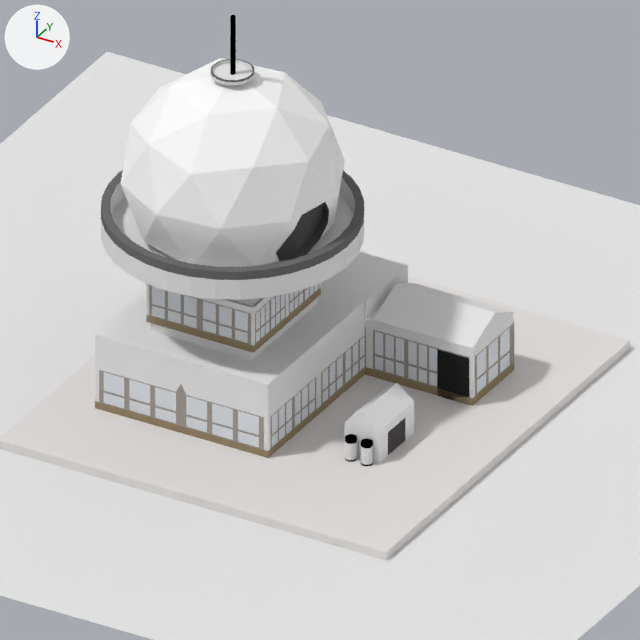
Renders of the Blender file image_source/blender/redesign/radar_schatten.blend from each side of a commit.
The view is the same before and after, from the file's camera 'Camera'. Arrows for +X, +Y and +Z are at upper left; the lights stay in place.
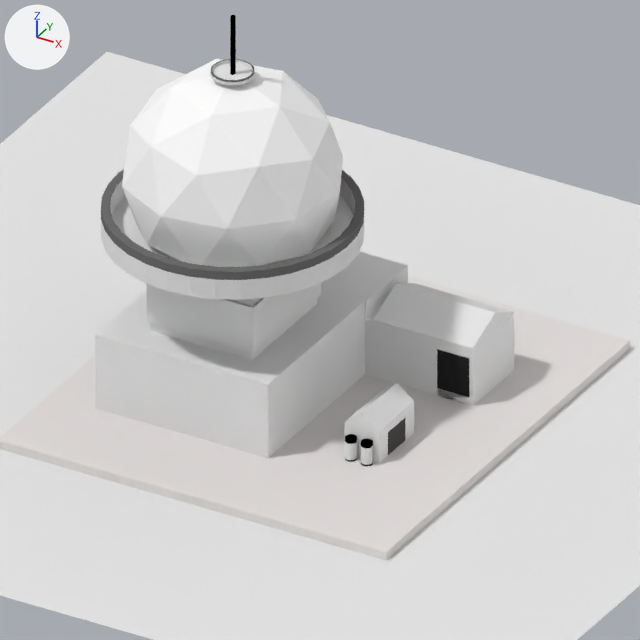
Changed parts and their boxes (x1, y1, x2, y2) in the pictures (640 x 640 px):
'Sphere', turned: before (121, 58, 345, 267); after (122, 59, 343, 267)
part 1 of me_cube_024, recoloured (brown to grey): (365, 363, 515, 406) in both
part 2 of me_cube_024, recoloured: (365, 323, 514, 396) in both
part 3 of me_cube_024, recoloured: (375, 328, 510, 393) in both
part 4 of me_cube_029, recoloured (brown to grey): (95, 368, 365, 458) in both
part 5 of me_cube_029, recoloured: (99, 335, 365, 450) in both
part 6 of me_cube_029, recoloured: (104, 336, 365, 447) in both
part 7 of me_cube_019, recoloured (brown to grey): (146, 288, 321, 353) in both
part 8 of me_cube_019, recoloured: (149, 284, 319, 345) in both
part 9 of me_cube_019, recoloured: (152, 284, 318, 343) in both

The edits, one by one:
me_cube_024 has 2138 vertices, 1657 faces and spans x -60.0..104.0, y -42.0..3.0, z -6.0..10.0.
me_cube_024 is used by ob_cube_004_proxy_001; location (1.25, 3.35, 6.58); scale (-0.0238, 0.0227, 0.0613).
me_cube_024 no longer uses material mat_material (white #e7e7e7).
me_cube_024 no longer uses material mat_material_010 (white #e7e7e7).
me_cube_024 no longer uses material mat_material_017 (white #e7e7e7).
me_cube_024 part 1: all 115 faces that had it switch from mat_material_005 (brown #9a8a6c) to no material.
me_cube_024 part 2: all 1091 faces that had it switch from mat_material_003 (grey #a49d95) to no material.
me_cube_024 part 3: all 36 faces that had it switch from mat_material_016 (white #dfe4e9) to no material.
me_cube_029 has 2634 vertices, 2068 faces and spans x -43.0..43.0, y -41.8..40.9, z -6.4..13.9.
me_cube_029 is used by ob_cube_001_proxy_001; location (-0.03, 1.29, 6.52); rotation (0.0, 0.0, 1.571), in degrees (0, 0, 90); scale (-0.0283, 0.0291, 0.0505).
me_cube_029 no longer uses material mat_material_010 (white #e7e7e7).
me_cube_029 no longer uses material mat_material_001 (white #e7e7e7).
me_cube_029 no longer uses material mat_material_017 (white #e7e7e7).
me_cube_029 part 4: all 142 faces that had it switch from mat_material_005 (brown #9a8a6c) to no material.
me_cube_029 part 5: all 1410 faces that had it switch from mat_material_003 (grey #a49d95) to no material.
me_cube_029 part 6: all 48 faces that had it switch from mat_material_016 (white #dfe4e9) to no material.
me_cube_019 has 2612 vertices, 2043 faces and spans x -43.0..43.0, y -41.8..40.9, z -14.0..18.7.
me_cube_019 is used by ob_cube_proxy_001; location (0.0, 1.28, 7.66); rotation (0.0, 0.0, 1.571), in degrees (0, 0, 90); scale (-0.0188, 0.018, 0.0485).
me_cube_019 no longer uses material mat_material_010 (white #e7e7e7).
me_cube_019 no longer uses material mat_material_001 (white #e7e7e7).
me_cube_019 no longer uses material mat_material_017 (white #e7e7e7).
me_cube_019 part 7: all 142 faces that had it switch from mat_material_005 (brown #9a8a6c) to no material.
me_cube_019 part 8: all 1410 faces that had it switch from mat_material_003 (grey #a49d95) to no material.
me_cube_019 part 9: all 48 faces that had it switch from mat_material_016 (white #dfe4e9) to no material.
Object 'Sphere' (ob_sphere) turns from (0, 0, 60) to (0, 0, 135) degrees about x, y and z.
